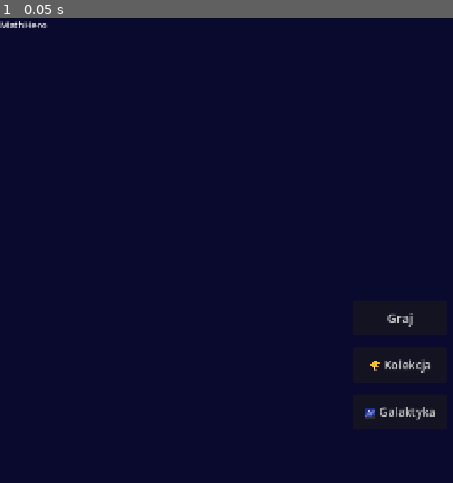
Above: before the commit, frame 1.
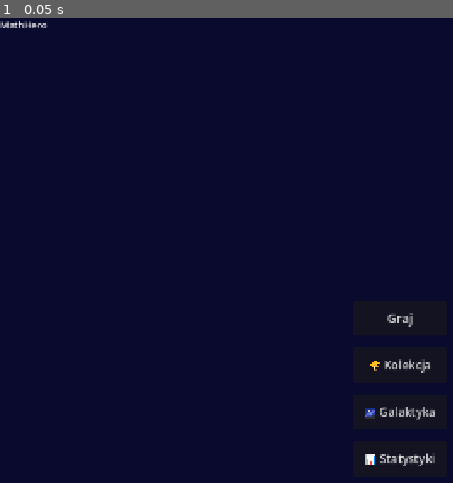
Above: after the commit, the same moment.

Repository: kijankaa/mathhero
Game: Godot game, scene res://scenes/ui/main_menu.tscn
The game is run twice, just before and just after one commit, with the same random seed, the same clock (stepped at 60 frames per second) and the same inputs. This scene is started directly instead of the project's main scene.
Inputs:
- Up to frame 1 (0.05 s): no input

The runs differ from the first frame. In frame 1, 0.2% of the frame differs, in the area x 80-97%, y 93-97%.

Commit message:
feat: Epic 7 — Statystyki i Historia
- PlayerProfile: nowe pola session_history (max 50) i operation_records per typ działania
- Summary: zapis historii + aktualizacja rekordów + sugestia trudności z przyciskiem Zastosuj
- summary.tscn: DifficultyLabel + ApplyDifficultyButton
- MainMenu: przycisk Statystyki → SCENE_STATS
- stats.gd + stats.tscn: ekran z rekordami, wykresem dokładności i historią sesji
- accuracy_chart.gd: custom Control._draw() wykres liniowy

Co-Authored-By: Claude Sonnet 4.6 <noreply@anthropic.com>

Diff:
--- a/MathHero/resources/models/player_profile.gd
+++ b/MathHero/resources/models/player_profile.gd
@@ -23,6 +23,10 @@
 var daily_challenge_date: String = ""        # "YYYY-MM-DD" ostatnio ukończonego wyzwania
 var daily_challenge_streak: int = 0          # seria dziennych wyzwań
 var best_session_score: int = 0              # najlepszy wynik kiedykolwiek (dowolna sesja)
+
+# Statystyki i Historia (Epic 7)
+var session_history: Array[Dictionary] = []  # max 50 wpisów: date, op, correct, total, accuracy, score, duration
+var operation_records: Dictionary = {}        # { op_type: { best_accuracy: int, best_score: int } }
 
 
 static func create(profile_name: String, avatar: int) -> PlayerProfile:
@@ -56,6 +60,8 @@
 		"daily_challenge_date": daily_challenge_date,
 		"daily_challenge_streak": daily_challenge_streak,
 		"best_session_score": best_session_score,
+		"session_history": session_history,
+		"operation_records": operation_records,
 	}
 
 
@@ -83,4 +89,10 @@
 	p.daily_challenge_date = d.get("daily_challenge_date", "")
 	p.daily_challenge_streak = int(d.get("daily_challenge_streak", 0))
 	p.best_session_score = int(d.get("best_session_score", 0))
+	for item: Variant in d.get("session_history", []):
+		if item is Dictionary:
+			p.session_history.append(item)
+	var raw_records: Variant = d.get("operation_records", {})
+	if raw_records is Dictionary:
+		p.operation_records = raw_records
 	return p
--- a/MathHero/scenes/ui/main_menu.tscn
+++ b/MathHero/scenes/ui/main_menu.tscn
@@ -75,3 +75,19 @@
 grow_vertical = 2
 text = "🌌 Galaktyka"
 theme_override_font_sizes/font_size = 20
+
+[node name="StatsButton" type="Button" parent="."]
+layout_mode = 1
+anchors_preset = 8
+anchor_left = 0.5
+anchor_top = 0.5
+anchor_right = 0.5
+anchor_bottom = 0.5
+offset_left = -80.0
+offset_top = 210.0
+offset_right = 80.0
+offset_bottom = 270.0
+grow_horizontal = 2
+grow_vertical = 2
+text = "📊 Statystyki"
+theme_override_font_sizes/font_size = 20
--- /dev/null
+++ b/MathHero/scenes/ui/stats.tscn
@@ -0,0 +1,70 @@
+[gd_scene format=3 uid="uid://stats_scene_epic7"]
+
+[ext_resource type="Script" path="res://scripts/ui/stats.gd" id="1_stats"]
+[ext_resource type="Script" path="res://scripts/components/accuracy_chart.gd" id="2_chart"]
+
+[node name="Stats" type="Control"]
+layout_mode = 3
+anchors_preset = 15
+anchor_right = 1.0
+anchor_bottom = 1.0
+grow_horizontal = 2
+grow_vertical = 2
+script = ExtResource("1_stats")
+
+[node name="ColorRect" type="ColorRect" parent="."]
+layout_mode = 1
+anchors_preset = 15
+anchor_right = 1.0
+anchor_bottom = 1.0
+grow_horizontal = 2
+grow_vertical = 2
+color = Color(0.039215688, 0.039215688, 0.18039216, 1)
+
+[node name="TitleLabel" type="Label" parent="."]
+layout_mode = 1
+anchors_preset = 10
+anchor_right = 1.0
+offset_top = 10.0
+offset_bottom = 50.0
+grow_horizontal = 2
+horizontal_alignment = 1
+text = "📊 Statystyki"
+theme_override_font_sizes/font_size = 24
+
+[node name="BackButton" type="Button" parent="."]
+layout_mode = 1
+anchors_preset = 0
+offset_left = 10.0
+offset_top = 10.0
+offset_right = 120.0
+offset_bottom = 50.0
+text = "← Wstecz"
+
+[node name="ScrollContainer" type="ScrollContainer" parent="."]
+layout_mode = 1
+anchors_preset = 15
+anchor_right = 1.0
+anchor_bottom = 1.0
+offset_top = 70.0
+grow_horizontal = 2
+grow_vertical = 2
+
+[node name="VBox" type="VBoxContainer" parent="ScrollContainer"]
+layout_mode = 2
+size_flags_horizontal = 3
+theme_override_constants/separation = 16
+
+[node name="RecordsContainer" type="VBoxContainer" parent="ScrollContainer/VBox"]
+layout_mode = 2
+theme_override_constants/separation = 8
+
+[node name="Chart" type="Control" parent="ScrollContainer/VBox"]
+layout_mode = 2
+size_flags_horizontal = 3
+custom_minimum_size = Vector2(0, 200)
+script = ExtResource("2_chart")
+
+[node name="HistoryContainer" type="VBoxContainer" parent="ScrollContainer/VBox"]
+layout_mode = 2
+theme_override_constants/separation = 6
--- a/MathHero/scenes/ui/summary.tscn
+++ b/MathHero/scenes/ui/summary.tscn
@@ -206,5 +206,35 @@
 theme_override_font_sizes/font_size = 16
 visible = false
 
+[node name="DifficultyLabel" type="Label" parent="."]
+layout_mode = 1
+anchors_preset = 10
+anchor_right = 1.0
+offset_top = 700.0
+offset_bottom = 740.0
+grow_horizontal = 2
+horizontal_alignment = 1
+autowrap_mode = 3
+text = ""
+theme_override_font_sizes/font_size = 16
+visible = false
+
+[node name="ApplyDifficultyButton" type="Button" parent="."]
+layout_mode = 1
+anchors_preset = 7
+anchor_left = 0.5
+anchor_top = 1.0
+anchor_right = 0.5
+anchor_bottom = 1.0
+offset_left = -130.0
+offset_top = -300.0
+offset_right = 130.0
+offset_bottom = -260.0
+grow_horizontal = 2
+grow_vertical = 0
+text = "✅ Zastosuj"
+theme_override_font_sizes/font_size = 16
+visible = false
+
 [node name="RewardPopup" parent="." instance=ExtResource("2_rpopup")]
 layout_mode = 1
--- /dev/null
+++ b/MathHero/scripts/components/accuracy_chart.gd
@@ -0,0 +1,41 @@
+# scripts/components/accuracy_chart.gd
+# Prosty wykres liniowy dokładności sesji. Dane: Array[int] wartości 0-100.
+extends Control
+
+var data: Array[int] = []
+
+
+func _draw() -> void:
+	if data.size() < 2:
+		# Brak danych — pokaż komunikat
+		draw_rect(Rect2(0.0, 0.0, size.x, size.y), Color(0.05, 0.05, 0.15))
+		return
+
+	var w: float = size.x
+	var h: float = size.y
+	var padding: float = 20.0
+	var inner_w: float = w - padding * 2.0
+	var inner_h: float = h - padding * 2.0
+
+	# Tło
+	draw_rect(Rect2(0.0, 0.0, w, h), Color(0.05, 0.05, 0.15))
+
+	# Linie pomocnicze: 0%, 50%, 100%
+	for pct: int in [0, 50, 100]:
+		var y: float = padding + inner_h * (1.0 - float(pct) / 100.0)
+		draw_line(Vector2(padding, y), Vector2(w - padding, y), Color(0.25, 0.25, 0.35), 1.0)
+
+	# Punkty wykresu
+	var count: int = data.size()
+	var points: PackedVector2Array = PackedVector2Array()
+	for i: int in count:
+		var x: float = padding + float(i) / float(count - 1) * inner_w
+		var y: float = padding + inner_h * (1.0 - float(data[i]) / 100.0)
+		points.append(Vector2(x, y))
+
+	# Linia
+	draw_polyline(points, Color(0.2, 0.8, 1.0), 2.0)
+
+	# Punkty
+	for pt: Vector2 in points:
+		draw_circle(pt, 4.0, Color(0.2, 0.8, 1.0))
--- a/MathHero/scripts/ui/main_menu.gd
+++ b/MathHero/scripts/ui/main_menu.gd
@@ -4,12 +4,14 @@
 @onready var _play_button: Button = $PlayButton
 @onready var _rewards_button: Button = $RewardsButton
 @onready var _galaxy_button: Button = $GalaxyButton
+@onready var _stats_button: Button = $StatsButton
 
 
 func _ready() -> void:
 	_play_button.pressed.connect(_on_play_pressed)
 	_rewards_button.pressed.connect(_on_rewards_pressed)
 	_galaxy_button.pressed.connect(func() -> void: SceneManager.go_to(Constants.SCENE_GALAXY))
+	_stats_button.pressed.connect(func() -> void: SceneManager.go_to(Constants.SCENE_STATS))
 
 	if OS.is_debug_build():
 		print("[MainMenu] Gotowy")
--- /dev/null
+++ b/MathHero/scripts/ui/stats.gd
@@ -0,0 +1,107 @@
+# scripts/ui/stats.gd
+extends Control
+
+@onready var _back_button: Button = $BackButton
+@onready var _records_container: VBoxContainer = $ScrollContainer/VBox/RecordsContainer
+@onready var _chart: Control = $ScrollContainer/VBox/Chart
+@onready var _history_container: VBoxContainer = $ScrollContainer/VBox/HistoryContainer
+
+var _history: Array[Dictionary] = []
+
+
+func _ready() -> void:
+	_back_button.pressed.connect(func() -> void: SceneManager.go_to(Constants.SCENE_MAIN_MENU))
+	_build_ui()
+	if OS.is_debug_build():
+		print("[Stats] Gotowy")
+
+
+func _build_ui() -> void:
+	if not GameState.has_active_profile():
+		return
+	var profile: PlayerProfile = GameState.current_profile
+	_history = profile.session_history
+	_build_records(profile)
+	_build_chart()
+	_build_history()
+
+
+func _build_records(profile: PlayerProfile) -> void:
+	for child: Node in _records_container.get_children():
+		child.queue_free()
+
+	var op_labels: Dictionary = {
+		"addition": "Dodawanie",
+		"subtraction": "Odejmowanie",
+		"multiplication": "Mnożenie",
+		"division": "Dzielenie",
+		"mixed": "Mieszane",
+		"order_of_ops": "Kolejność działań",
+	}
+
+	var title: Label = Label.new()
+	title.text = "🏅 Rekordy osobiste"
+	title.add_theme_font_size_override("font_size", 20)
+	_records_container.add_child(title)
+
+	var has_any: bool = false
+	for op: String in op_labels.keys():
+		if not profile.operation_records.has(op):
+			continue
+		var rec: Dictionary = profile.operation_records[op]
+		var row: Label = Label.new()
+		row.text = "%s — Dokładność: %d%% | Wynik: %d pkt" % [
+			op_labels.get(op, op),
+			int(rec.get("best_accuracy", 0)),
+			int(rec.get("best_score", 0)),
+		]
+		row.add_theme_font_size_override("font_size", 16)
+		_records_container.add_child(row)
+		has_any = true
+
+	if not has_any:
+		var empty: Label = Label.new()
+		empty.text = "Brak rekordów — zagraj pierwszą sesję!"
+		empty.add_theme_font_size_override("font_size", 16)
+		_records_container.add_child(empty)
+
+
+func _build_chart() -> void:
+	var chart_data: Array[int] = []
+	var start_idx: int = max(0, _history.size() - 20)
+	for i: int in range(start_idx, _history.size()):
+		chart_data.append(int(_history[i].get("accuracy", 0)))
+	_chart.data = chart_data
+	_chart.queue_redraw()
+
+
+func _build_history() -> void:
+	for child: Node in _history_container.get_children():
+		child.queue_free()
+
+	var title: Label = Label.new()
+	title.text = "📋 Historia sesji (ostatnie %d)" % _history.size()
+	title.add_theme_font_size_override("font_size", 20)
+	_history_container.add_child(title)
+
+	if _history.is_empty():
+		var empty: Label = Label.new()
+		empty.text = "Brak historii — zagraj pierwszą sesję!"
+		empty.add_theme_font_size_override("font_size", 16)
+		_history_container.add_child(empty)
+		return
+
+	for i: int in range(_history.size() - 1, -1, -1):
+		var entry: Dictionary = _history[i]
+		var row: Label = Label.new()
+		row.text = "%s | %s | %d/%d (%d%%) | %d pkt | %.0fs" % [
+			str(entry.get("date", "—")),
+			str(entry.get("op", "—")),
+			int(entry.get("correct", 0)),
+			int(entry.get("total", 0)),
+			int(entry.get("accuracy", 0)),
+			int(entry.get("score", 0)),
+			float(entry.get("duration", 0.0)),
+		]
+		row.add_theme_font_size_override("font_size", 14)
+		_history_container.add_child(row)
--- a/MathHero/scripts/ui/summary.gd
+++ b/MathHero/scripts/ui/summary.gd
@@ -16,10 +16,13 @@
 @onready var _bonus_label: Label = $BonusLabel
 @onready var _bonus_button: Button = $BonusButton
 @onready var _beat_record_button: Button = $BeatRecordButton
+@onready var _difficulty_label: Label = $DifficultyLabel
+@onready var _apply_difficulty_button: Button = $ApplyDifficultyButton
 
 var _result: SessionResult = null
 var _stars_earned: int = 0
 var _new_badges: Array[String] = []
+var _suggested_max: int = 0
 
 
 func _ready() -> void:
@@ -36,6 +39,9 @@
 	_bonus_label.visible = false
 	_bonus_button.visible = false
 	_beat_record_button.visible = false
+	_difficulty_label.visible = false
+	_apply_difficulty_button.visible = false
+	_apply_difficulty_button.pressed.connect(_on_apply_difficulty_pressed)
 
 	if GameState.last_session_result != null:
 		_result = GameState.last_session_result
@@ -68,6 +74,10 @@
 	# Aktualizuj najlepszy wynik
 	if _result.score > profile.best_session_score:
 		profile.best_session_score = _result.score
+
+	# Zapisz historię i rekordy (Epic 7)
+	_record_session_history(profile)
+	_update_operation_records(profile)
 
 	# Sprawdź ukończenie misji lub dziennego wyzwania
 	if GameState.active_mission_id != "":
@@ -182,6 +192,8 @@
 	if GameState.active_mission_id == "":
 		_show_bonus_mission()
 
+	_show_difficulty_suggestion()
+
 
 func _show_reward_popup() -> void:
 	if _stars_earned > 0 or not _new_badges.is_empty():
@@ -231,3 +243,61 @@
 
 func _on_beat_record_pressed() -> void:
 	SceneManager.go_to(Constants.SCENE_SESSION)
+
+
+func _record_session_history(profile: PlayerProfile) -> void:
+	if _result == null:
+		return
+	var entry: Dictionary = {
+		"date": Time.get_date_string_from_system(),
+		"op": _result.config.operation_type if _result.config != null else "unknown",
+		"correct": _result.correct_count,
+		"total": _result.total_questions,
+		"accuracy": _result.get_accuracy_percent(),
+		"score": _result.score,
+		"duration": _result.duration_seconds,
+	}
+	profile.session_history.append(entry)
+	if profile.session_history.size() > 50:
+		profile.session_history.pop_front()
+
+
+func _update_operation_records(profile: PlayerProfile) -> void:
+	if _result == null or _result.config == null:
+		return
+	var op: String = _result.config.operation_type
+	var acc: int = _result.get_accuracy_percent()
+	var score: int = _result.score
+	if not profile.operation_records.has(op):
+		profile.operation_records[op] = {"best_accuracy": 0, "best_score": 0}
+	var rec: Dictionary = profile.operation_records[op]
+	if acc > int(rec.get("best_accuracy", 0)):
+		rec["best_accuracy"] = acc
+	if score > int(rec.get("best_score", 0)):
+		rec["best_score"] = score
+
+
+func _show_difficulty_suggestion() -> void:
+	if _result == null or _result.config == null:
+		return
+	var accuracy: float = _result.get_accuracy()
+	var current_max: int = _result.config.max_value
+	if accuracy >= 0.8:
+		_suggested_max = min(current_max * 2, 1000)
+		_difficulty_label.text = "💪 Świetnie! Spróbuj trudniejszego zakresu: 1–%d" % _suggested_max
+		_difficulty_label.visible = true
+		_apply_difficulty_button.visible = true
+	elif accuracy <= 0.4:
+		_suggested_max = max(current_max / 2, 10)
+		_difficulty_label.text = "💡 Spróbuj łatwiejszego zakresu: 1–%d" % _suggested_max
+		_difficulty_label.visible = true
+		_apply_difficulty_button.visible = true
+
+
+func _on_apply_difficulty_pressed() -> void:
+	if _result == null or _result.config == null or _suggested_max <= 0:
+		return
+	var new_config: SessionConfig = SessionConfig.from_dict(_result.config.to_dict())
+	new_config.max_value = _suggested_max
+	GameState.current_session_config = new_config
+	SceneManager.go_to(Constants.SCENE_SESSION)
